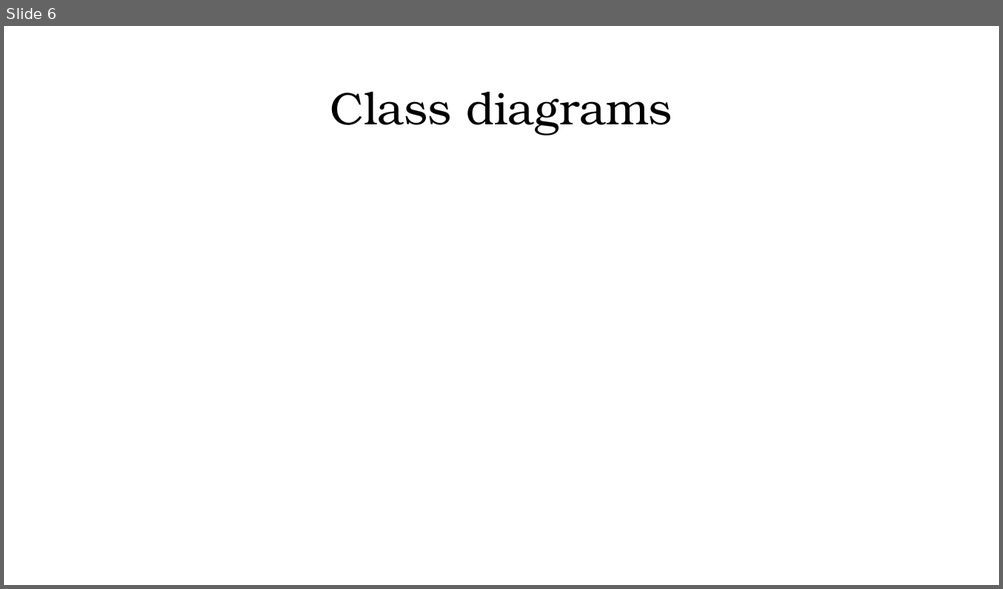
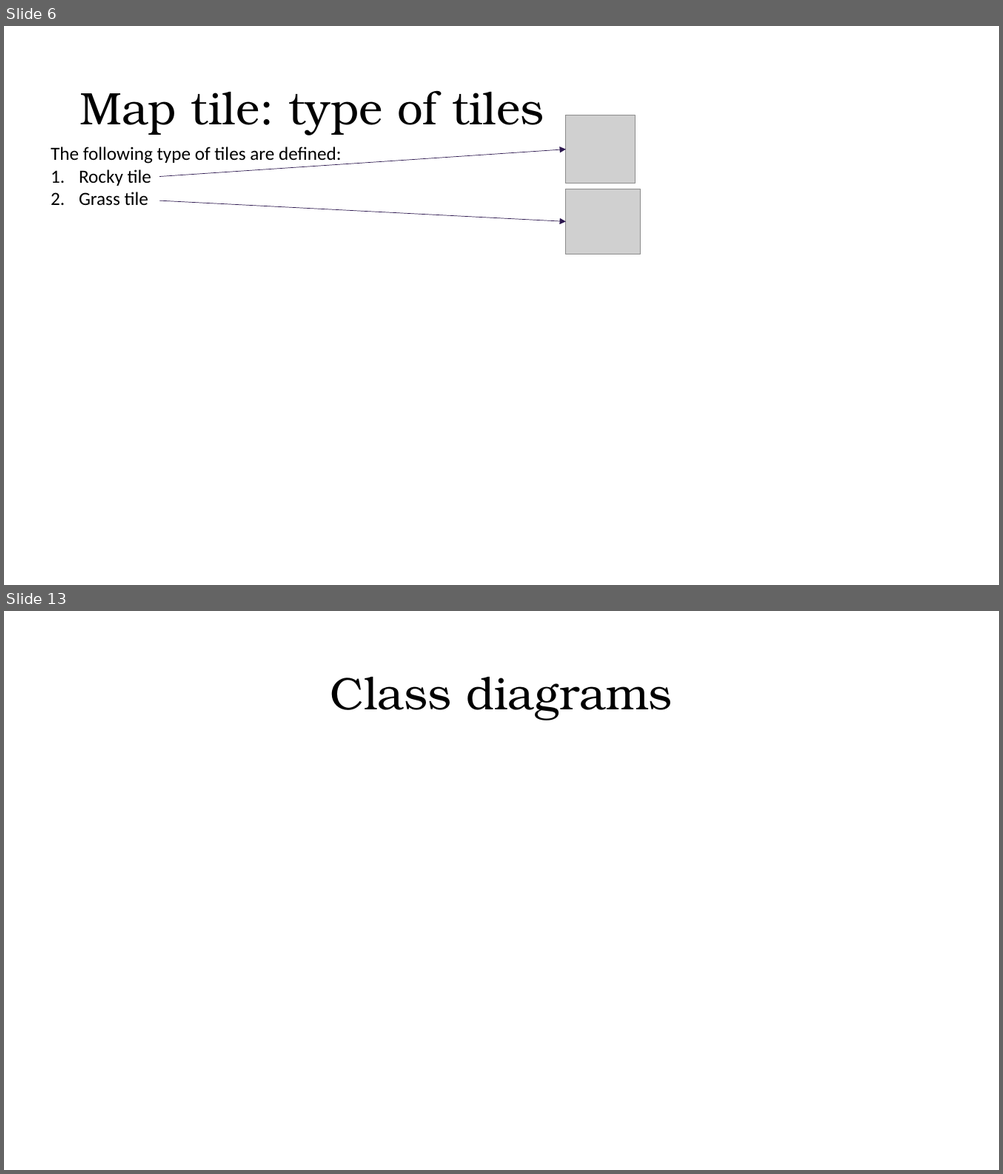
Before and after one commit to george2209/PlanesAndShips, a slide deck: PlanesAndShips/docs/ProjectDocumentation.pptx. Shown one above the other, each under a label of ours: slide 6 before the commit, slides 6 and 13 after it; the slides between them are not shown. The pictures are 1003x589 and 1003x1174 pixels, drawn with LibreOffice and Linux fonts; fonts in the diff are those of the drawing; grey boxes stand for pictures; background and template pictures are left out. Boxes give left, top, right and bottom in pixels: in the first picture for what was removed or moved away, otherwise in the second. Text is boxed around its words. In the diff, an @@ line names an element or a change of style, - is before the commit and + after.

```diff
--- a/PlanesAndShips/docs/ProjectDocumentation.pptx
+++ b/PlanesAndShips/docs/ProjectDocumentation.pptx
@@ slide 6 added at box(4, 26, 999, 585), background #FFFFFF @@
@@ title added at box(79, 90, 543, 135), 44 pt, text #000000 @@
+Map tile: type of tiles
@@ picture added at box(566, 115, 635, 184) @@
@@ text added at box(51, 147, 341, 206), 18 pt, text #000000 @@
+The following type of tiles are defined:
+1. Rocky tile
+2. Grass tile
@@ arrow added from (160, 177) to (566, 149), #2D184F 0.5 pt @@
@@ arrow added from (160, 201) to (566, 221), #2D184F 0.5 pt @@
@@ picture added at box(566, 190, 640, 255) @@
@@ what was slide 6 is now slide 13 @@
```
Also in this commit, not shown: 2 slides changed, 7 other slides added, 5 other files.
